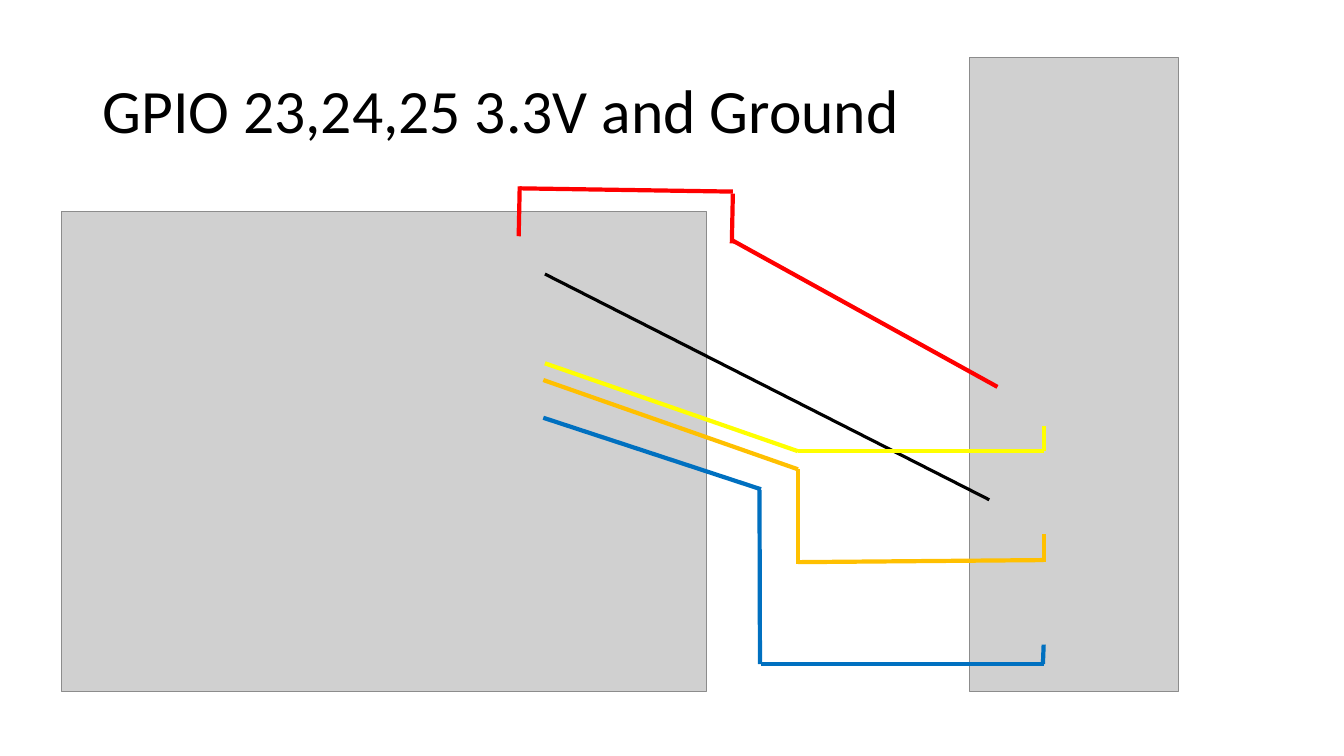
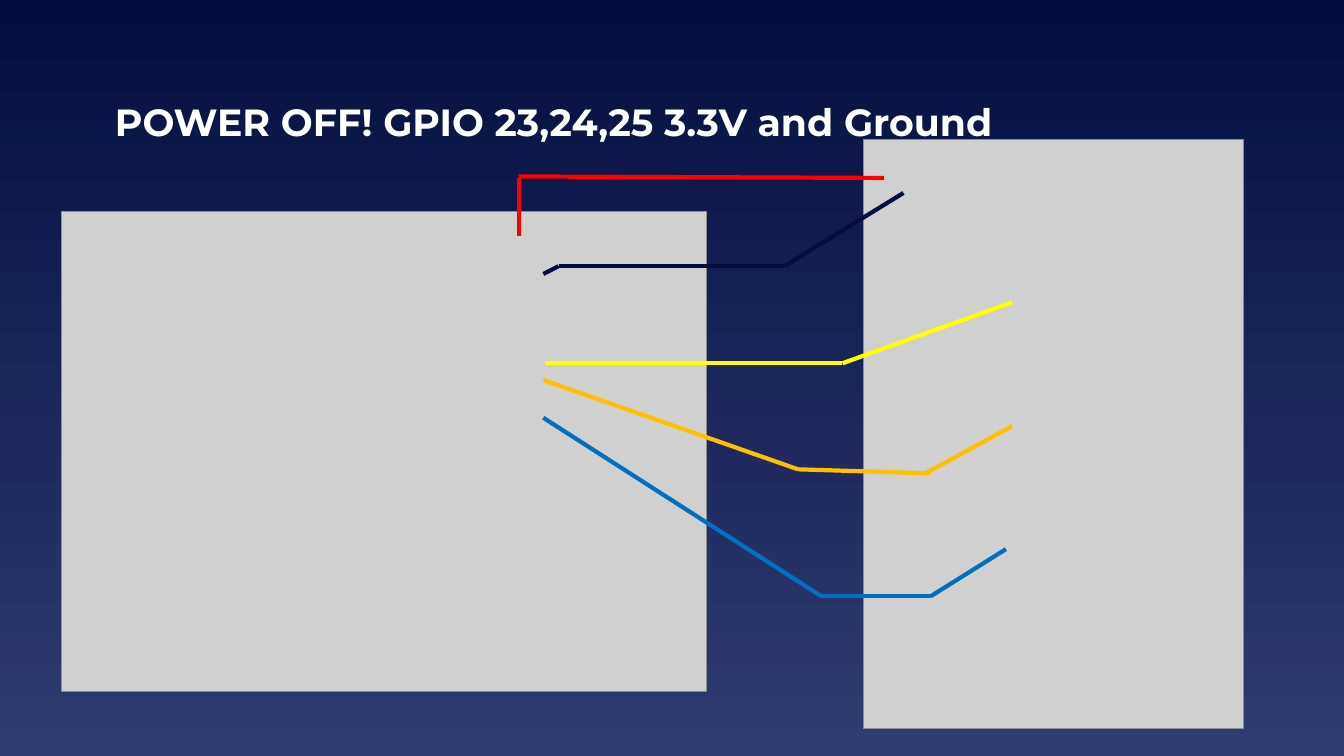
Before and after one commit to EELabMan/Raspberry-Pi-Sound-Board, a slide deck: slide 7 of Raspberry Pi Sound Board.pptx (slide 6 before the commit). Drawn at 1344x756 pixels with LibreOffice and Linux fonts; fonts in the diff are those of the drawing; grey boxes stand for pictures. Boxes give left, top, right and bottom in pixels: in the first picture for what was removed or moved away, otherwise in the second. Text is boxed around its words. In the diff, an @@ line names an element or a change of style, - is before the commit and + after.

```diff
--- a/Raspberry Pi Sound Board.pptx
+++ b/Raspberry Pi Sound Board.pptx
@@ background #FFFFFF to gradient #040E41 to #303B72 @@
@@ picture removed at <box>970,57,1179,692</box> @@
@@ title at <box>115,108,992,146</box>: text changed; size 44 to 27 pt; font Calibri to Montserrat; text colour #000000 to #FFFFFF; bold on @@
-GPIO 23,24,25 3.3V and Ground
+POWER OFF! GPIO 23,24,25 3.3V and Ground
@@ picture added at <box>863,139,1243,729</box> @@
@@ line moved from (519, 236) - (520, 187) to (519, 236) - (519, 178) @@
@@ line moved from (733, 192) - (520, 189) to (884, 178) - (519, 176) @@
@@ line removed from (732, 244) to (733, 194) @@
@@ line added from (903, 193) to (784, 266), #040E41 3 pt @@
@@ line added from (559, 266) to (543, 274), #040E41 3 pt @@
@@ line added from (784, 266) to (559, 266), #040E41 3 pt @@
@@ line removed from (998, 387) to (732, 240) @@
@@ line removed from (545, 274) to (989, 500) @@
@@ line moved from (1044, 452) - (799, 452) to (1012, 302) - (843, 363) @@
@@ line moved from (799, 452) - (545, 363) to (843, 363) - (545, 363) @@
@@ line moved from (761, 489) - (543, 417) to (822, 597) - (543, 417) @@
@@ line added from (1012, 426) to (926, 474), #FFC000 3 pt @@
@@ line removed from (1044, 452) to (1044, 425) @@
@@ line moved from (1044, 561) - (799, 563) to (931, 474) - (799, 470) @@
@@ line removed from (799, 565) to (799, 470) @@
@@ line removed from (760, 664) to (759, 490) @@
@@ line removed from (1044, 563) to (1044, 533) @@
@@ line added from (1006, 549) to (931, 597), #0070C0 3 pt @@
@@ line moved from (1044, 664) - (761, 664) to (931, 597) - (822, 597) @@
@@ line removed from (1044, 664) to (1044, 645) @@
```
Also in this commit, not shown: 7 other slides changed, 3 slides added, 1 slide removed, 1 other file.
